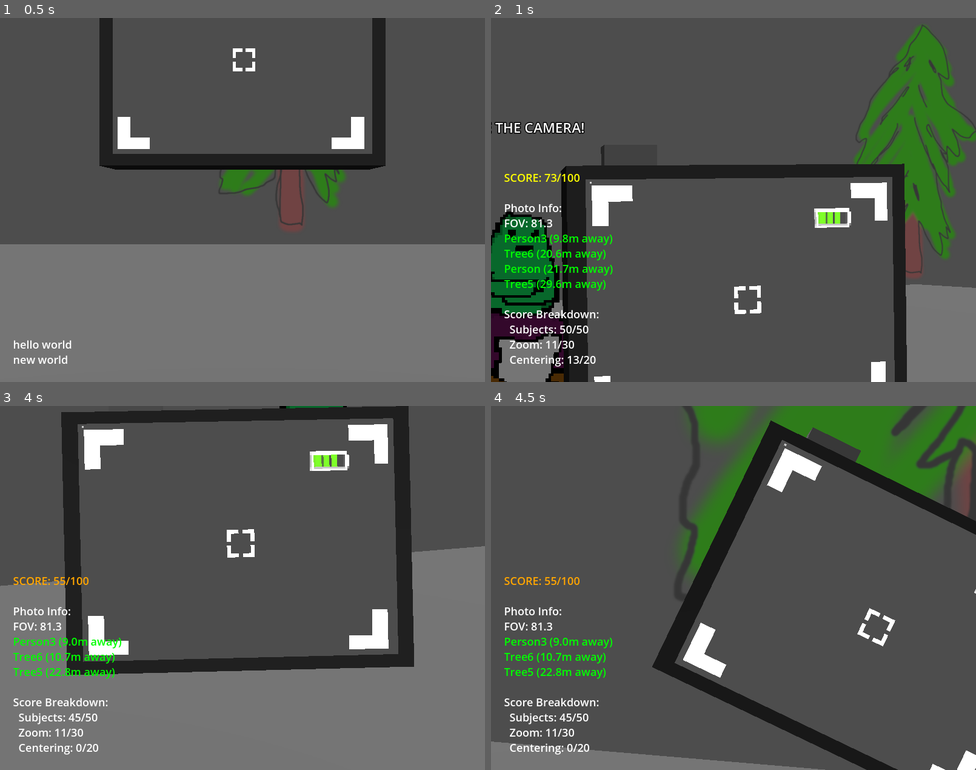
Above: before the commit, frames 1-4 (two rows, left to right).
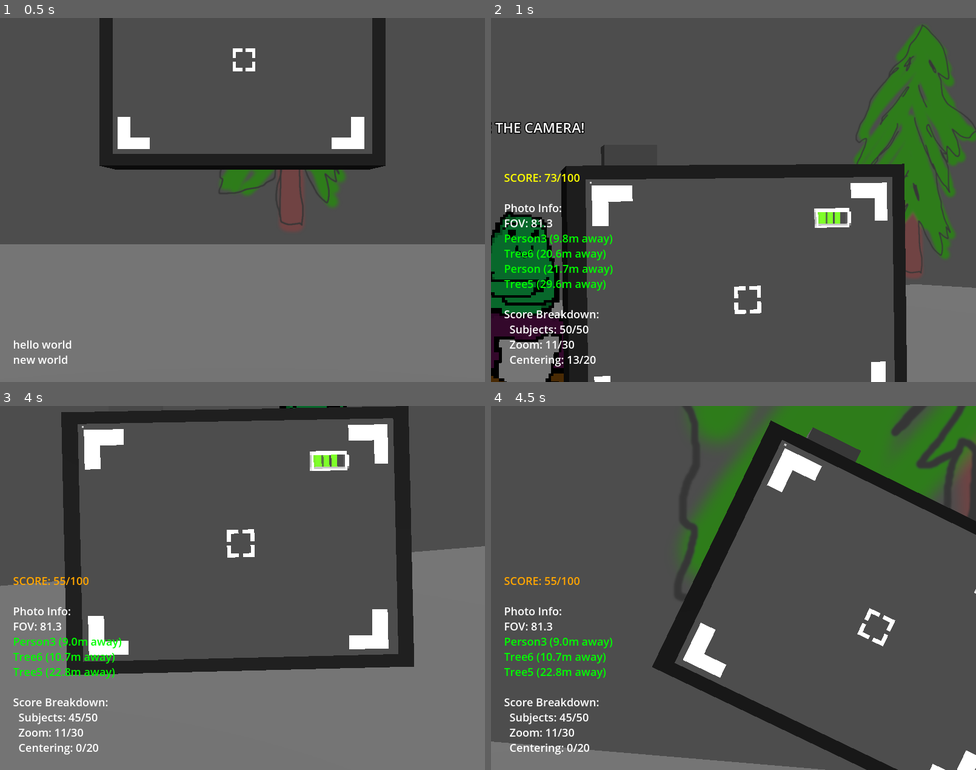
Above: after the commit, the same moments.

Repository: theowiik/xmas-game-jam-2025
Game: Godot game, scene res://scenes/main.tscn
Same seed, same stepped clock (60 frames per second), same inputs: the game is played once before the commit and once after it.
Inputs (mouse positions are in pixels of both pictures, inside the frame that each line leads up to):
- Up to frame 1 (0.5 s): no input
- Up to frame 2 (1 s): tap Enter (ui_accept) at 0.5 s; move the mouse to (757, 200) at 0.52 s; press the mouse at (757, 200) at 0.53 s; hold W (WALK_FORWARD) from 0.53 s (still down); tap Space (JUMP) at 0.77 s
- Up to frame 3 (4 s): keep holding W (WALK_FORWARD); move the mouse to (218, 588) at 1.27 s; release the mouse at (218, 588) at 1.28 s; tap Mouse wheel up (ZOOM_IN) at 1.35 s; tap Space (JUMP) at 1.52, 3.02, 3.77 s; move the mouse to (252, 580) at 2.02 s; hold Mouse wheel down (ZOOM_OUT) 2.03-2.78 s; move the mouse to (237, 595) at 2.77 s; click (237, 595) at 2.85 s; move the mouse to (276, 591) at 3.52 s; hold Mouse wheel up (ZOOM_IN) from 3.53 s (still down)
- Up to frame 4 (4.5 s): keep holding W (WALK_FORWARD); move the mouse to (694, 584) at 4.27 s; release Mouse wheel up (ZOOM_IN) at 4.28 s; tap Mouse wheel down (ZOOM_OUT) at 4.35 s

Frame 1 is identical in both runs. In frame 2, less than 0.1% of the frame differs, in the area x 2-11%, y 56-66%; in frame 3, less than 0.1%; in frame 4, nothing differs.

Commit message:
New player model

Diff:
--- a/objects/person.tscn
+++ b/objects/person.tscn
@@ -1,7 +1,8 @@
-[gd_scene load_steps=6 format=3 uid="uid://ka2ji00su2ft"]
+[gd_scene load_steps=7 format=3 uid="uid://ka2ji00su2ft"]
 
 [ext_resource type="Texture2D" uid="uid://b36ifskhaht75" path="res://assets/sprites/person.png" id="1_7g1rn"]
 [ext_resource type="Script" uid="uid://cfbnye70hhhx1" path="res://scripts/person.gd" id="1_y1hso"]
+[ext_resource type="Texture2D" uid="uid://duok8sycbk74m" path="res://assets/sprites/person_smile.png" id="3_kt4bc"]
 
 [sub_resource type="CapsuleMesh" id="CapsuleMesh_7g1rn"]
 
@@ -12,7 +13,13 @@
 [node name="Person" type="CharacterBody3D" groups=["photogenic"]]
 script = ExtResource("1_y1hso")
 
-[node name="Sprite3D" type="Sprite3D" parent="."]
+[node name="SmileSprite" type="Sprite3D" parent="."]
+transform = Transform3D(3, 0, 0, 0, 3, 0, 0, 0, 3, 0, 0, 0)
+billboard = 2
+texture_filter = 0
+texture = ExtResource("3_kt4bc")
+
+[node name="IdleSprite" type="Sprite3D" parent="."]
 transform = Transform3D(3, 0, 0, 0, 3, 0, 0, 0, 3, 0, 0, 0)
 billboard = 2
 texture_filter = 0
@@ -36,5 +43,4 @@
 visible = false
 billboard = 1
 text = "SEE THE CAMERA!"
-font_size = 32
 outline_size = 8
--- a/scripts/person.gd
+++ b/scripts/person.gd
@@ -1,7 +1,8 @@
 extends CharacterBody3D
 
 @onready var agent: NavigationAgent3D = $NavigationAgent3D
-@onready var sprite: Sprite3D = $Sprite3D
+@onready var idle_sprite: Sprite3D = $IdleSprite
+@onready var smile_sprite: Sprite3D = $SmileSprite
 @onready var see_camera_label: Label3D = $SeeCameraLabel
 var speed: float = 5.0
 var min_wait_time: float = 0.5
@@ -14,7 +15,6 @@
 var default_color: Color = Color.WHITE
 var in_frame_color: Color = Color(0.3, 1.0, 0.3)  # Green tint
 var centered_color: Color = Color(1.0, 1.0, 0.3)  # Yellow tint
-
 
 func _ready() -> void:
 	# Camera reference will be set by Main.gd
@@ -39,17 +39,23 @@
 		var center_offset: Vector2 = normalized_pos - Vector2(0.5, 0.5)
 		var center_distance: float = center_offset.length()
 
-		# If centered (within a small threshold), use centered color and show label
+		# If centered (within a small threshold), show smile sprite
 		if center_distance < 0.15:  # Roughly centered
-			sprite.modulate = centered_color
+			smile_sprite.visible = true
+			idle_sprite.visible = false
+			smile_sprite.modulate = centered_color
 			see_camera_label.visible = true
 		else:
-			# Just in frame, use in-frame color
-			sprite.modulate = in_frame_color
+			# Just in frame, show idle sprite with green tint
+			smile_sprite.visible = false
+			idle_sprite.visible = true
+			idle_sprite.modulate = in_frame_color
 			see_camera_label.visible = false
 	else:
-		# Not in frame, use default color
-		sprite.modulate = default_color
+		# Not in frame, show idle sprite with default color
+		smile_sprite.visible = false
+		idle_sprite.visible = true
+		idle_sprite.modulate = default_color
 		see_camera_label.visible = false
 
 
Binary file added: assets/sprites/person_smile.png
Not shown, added: assets/sprites/person_smile.png.import
Not shown, added: project_files/person_smile.pxo
